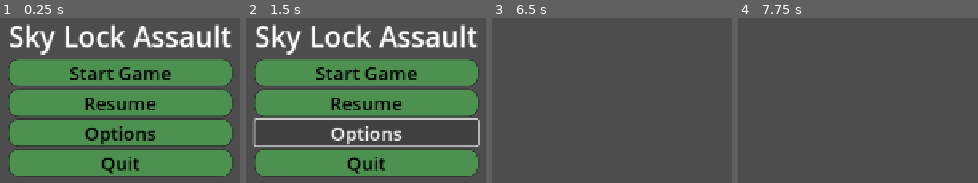
Above: before the commit, frames 1-4 (left to right).
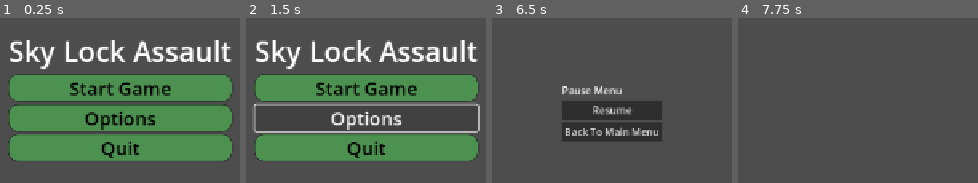
Above: after the commit, the same moments.

Repository: ikostan/SkyLockAssault
Game: Godot game, scene res://scenes/main_menu.tscn
The game is run twice, just before and just after one commit, with the same random seed, the same clock (stepped at 60 frames per second) and the same inputs.
Inputs (mouse positions are in pixels of both pictures, inside the frame that each line leads up to):
- Up to frame 1 (0.25 s): no input
- Up to frame 2 (1.5 s): click (366, 102) at 0.5 s, where only the run before the commit has a clickable "Resume"; click "Options" at 1.25 s
- Up to frame 3 (6.5 s): click "Start Game" at 2 s; tap Enter at 2.75, 4.25, 5.75 s; tap Space at 3.5, 5 s; tap Escape (ui_cancel) at 6.4 s
- Up to frame 4 (7.75 s): click (858, 110) at 6.5 s, where only the run after the commit has a clickable "Resume"; tap Space at 7.25 s

The runs differ from the first frame. In frame 1, 44% of the frame differs, in the area x 3-97%, y 3-97%; in frame 2, 53%, in the area x 2-98%, y 3-97%; in frame 3, 9.2%; in frame 4, nothing differs.

Commit message:
Pause Menu

Diff:
--- a/project.godot
+++ b/project.godot
@@ -14,6 +14,10 @@
 run/main_scene="uid://brpckgp7j86jp"
 config/features=PackedStringArray("4.5", "GL Compatibility")
 config/icon="res://icon.svg"
+
+[autoload]
+
+Globals="*res://scripts/globals.gd"
 
 [debug]
 
--- a/scenes/main_menu.tscn
+++ b/scenes/main_menu.tscn
@@ -1,17 +1,9 @@
-[gd_scene load_steps=6 format=3 uid="uid://brpckgp7j86jp"]
+[gd_scene load_steps=5 format=3 uid="uid://brpckgp7j86jp"]
 
 [ext_resource type="Script" uid="uid://dyep7jkkv3xtd" path="res://scripts/main_menu.gd" id="1_l6cm7"]
 
 [sub_resource type="StyleBoxFlat" id="StyleBoxFlat_l6cm7"]
 bg_color = Color(0.301316, 0.570076, 0.313499, 1)
-corner_radius_top_left = 16
-corner_radius_top_right = 16
-corner_radius_bottom_right = 16
-corner_radius_bottom_left = 16
-shadow_size = 2
-
-[sub_resource type="StyleBoxFlat" id="StyleBoxFlat_ekxnf"]
-bg_color = Color(0.301961, 0.568627, 0.313726, 1)
 corner_radius_top_left = 16
 corner_radius_top_right = 16
 corner_radius_bottom_right = 16
@@ -53,9 +45,9 @@
 anchor_right = 0.5
 anchor_bottom = 0.5
 offset_left = -178.5
-offset_top = -101.5
+offset_top = -127.5
 offset_right = 178.5
-offset_bottom = 101.5
+offset_bottom = 127.5
 grow_horizontal = 2
 grow_vertical = 2
 
@@ -79,14 +71,6 @@
 theme_override_styles/normal = SubResource("StyleBoxFlat_l6cm7")
 text = "Start Game"
 
-[node name="ResumeButton" type="Button" parent="CenterContainer/VBoxContainer"]
-layout_mode = 2
-size_flags_vertical = 3
-theme_override_colors/font_color = Color(0, 0, 0, 1)
-theme_override_font_sizes/font_size = 30
-theme_override_styles/normal = SubResource("StyleBoxFlat_ekxnf")
-text = "Resume"
-
 [node name="OptionsButton" type="Button" parent="CenterContainer/VBoxContainer"]
 layout_mode = 2
 size_flags_vertical = 3
--- a/scenes/main_scene.tscn
+++ b/scenes/main_scene.tscn
@@ -1,3 +1,7 @@
-[gd_scene format=3 uid="uid://nnnc0qhx07i8"]
+[gd_scene load_steps=2 format=3 uid="uid://nnnc0qhx07i8"]
+
+[ext_resource type="PackedScene" uid="uid://cb4n4cqkuddqg" path="res://scenes/pause_menu.tscn" id="1_w2twt"]
 
 [node name="Node2D" type="Node2D"]
+
+[node name="Control" parent="." instance=ExtResource("1_w2twt")]
--- /dev/null
+++ b/scenes/pause_menu.tscn
@@ -0,0 +1,60 @@
+[gd_scene load_steps=2 format=3 uid="uid://cb4n4cqkuddqg"]
+
+[ext_resource type="Script" uid="uid://jdb4e3uytiw1" path="res://scripts/pause_menu.gd" id="1_n87rw"]
+
+[node name="Control" type="CanvasLayer"]
+process_mode = 3
+script = ExtResource("1_n87rw")
+
+[node name="ColorRect" type="ColorRect" parent="."]
+anchors_preset = 8
+anchor_left = 0.5
+anchor_top = 0.5
+anchor_right = 0.5
+anchor_bottom = 0.5
+grow_horizontal = 2
+grow_vertical = 2
+size_flags_horizontal = 4
+color = Color(0.08627451, 0.08627451, 0.08627451, 0.45882353)
+
+[node name="Control" type="Control" parent="ColorRect"]
+layout_mode = 1
+anchors_preset = 8
+anchor_left = 0.5
+anchor_top = 0.5
+anchor_right = 0.5
+anchor_bottom = 0.5
+offset_left = -20.0
+offset_top = -20.0
+offset_right = 20.0
+offset_bottom = 20.0
+grow_horizontal = 2
+grow_vertical = 2
+
+[node name="CenterContainer" type="CenterContainer" parent="ColorRect/Control"]
+layout_mode = 1
+anchors_preset = 5
+anchor_left = 0.5
+anchor_right = 0.5
+offset_left = -80.0
+offset_right = 80.0
+offset_bottom = 93.0
+grow_horizontal = 2
+
+[node name="VBoxContainer" type="VBoxContainer" parent="ColorRect/Control/CenterContainer"]
+layout_mode = 2
+
+[node name="Label" type="Label" parent="ColorRect/Control/CenterContainer/VBoxContainer"]
+layout_mode = 2
+text = "Pause Menu"
+
+[node name="ResumeButton" type="Button" parent="ColorRect/Control/CenterContainer/VBoxContainer"]
+layout_mode = 2
+text = "Resume"
+
+[node name="BackToMainButton" type="Button" parent="ColorRect/Control/CenterContainer/VBoxContainer"]
+layout_mode = 2
+text = "Back To Main Menu"
+
+[connection signal="pressed" from="ColorRect/Control/CenterContainer/VBoxContainer/ResumeButton" to="." method="_on_resume_button_pressed"]
+[connection signal="pressed" from="ColorRect/Control/CenterContainer/VBoxContainer/BackToMainButton" to="." method="_on_back_to_main_button_pressed"]
--- /dev/null
+++ b/scripts/globals.gd
@@ -0,0 +1,12 @@
+extends Node
+
+# Global utilities singleton: Provides shared functions like logging.
+# Access from any script as Globals.log_message("message").
+
+
+# Custom logging function with timestamp.
+# Prints messages with a timestamp for debugging in editor output or browser console.
+# @param message: The string message to log.
+func log_message(message: String) -> void:
+	var timestamp: String = Time.get_datetime_string_from_system()
+	print("[%s] %s" % [timestamp, message])
--- a/scripts/main_menu.gd
+++ b/scripts/main_menu.gd
@@ -6,55 +6,39 @@
 # Handles the main menu UI, including button connections and quit dialog logic.
 # This script manages scene transitions and platform-specific quitting for web/desktop.
 
-# Custom logging function with timestamp
-# Prints messages with a timestamp for debugging in editor output or browser console.
-# @param message: The string message to log.
-func log_message(message: String) -> void:
-	var timestamp: String = Time.get_datetime_string_from_system()
-	print("[%s] %s" % [timestamp, message])
-
 
 # Called when the node enters the scene tree for the first time.
 # Initializes button signals and quit dialog connections.
 func _ready() -> void:
-	log_message("Initializing main menu...")
+	Globals.log_message("Initializing main menu...")
 	$CenterContainer/VBoxContainer/StartButton.pressed.connect(_on_start_pressed)
-	$CenterContainer/VBoxContainer/ResumeButton.pressed.connect(_on_resume_pressed)
 	$CenterContainer/VBoxContainer/OptionsButton.pressed.connect(_on_options_pressed)
 	$CenterContainer/VBoxContainer/QuitButton.pressed.connect(_on_quit_pressed)
 
 	# Connect dialog signals (can also do this in editor; add null check)
 	if quit_dialog:
 		# Add signals
-		log_message("QuitDialog found via get_node (using scene node).")
+		Globals.log_message("QuitDialog found via get_node (using scene node).")
 		if not quit_dialog.confirmed.is_connected(_on_quit_dialog_confirmed):
 			quit_dialog.confirmed.connect(_on_quit_dialog_confirmed)
 		if not quit_dialog.get_cancel_button().pressed.is_connected(_on_quit_dialog_canceled):
 			quit_dialog.get_cancel_button().pressed.connect(_on_quit_dialog_canceled)
 	else:
 		var message: String = "Warning: QuitDialog node not found! Add it to the scene."
-		log_message(message)
+		Globals.log_message(message)
 
 
 # Handles the Start button press.
 # Loads the main game scene using a preloaded PackedScene for efficiency.
 func _on_start_pressed() -> void:
 	# Stub; later: get_tree().change_scene_to_file("res://game_scene.tscn")
-	log_message("Start Game menu button pressed.")
+	Globals.log_message("Start Game menu button pressed.")
 
 	if game_scene:
-		log_message("Loading main game scene...")
+		Globals.log_message("Loading main game scene...")
 		get_tree().change_scene_to_packed(game_scene)
 	else:
-		log_message("Error: Game scene not set!")
-
-
-# Handles the Resume button press.
-# Placeholder for future save loading and scene change.
-func _on_resume_pressed() -> void:
-	# Stub; later: load save and change scene
-	var message: String = "Resume menu coming soon!"
-	log_message(message)
+		Globals.log_message("Error: Game scene not set!")
 
 
 # Handles the Options button press.
@@ -62,7 +46,8 @@
 func _on_options_pressed() -> void:
 	# Stub; later: get_tree().change_scene_to_file("res://options_scene.tscn")
 	var message: String = "Options menu coming soon!"
-	log_message(message)
+	Globals.log_message(message)
+	# Future: var options_scene = preload("res://scenes/options_scene.tscn"); get_tree().change_scene_to_packed(options_scene)
 
 
 # Handles the Quit button press.
@@ -71,11 +56,11 @@
 	# Show confirmation dialog
 	if is_instance_valid(quit_dialog):
 		quit_dialog.show()
-		log_message("Attempting to show QuitDialog.")
+		Globals.log_message("Attempting to show QuitDialog.")
 		quit_dialog.popup_centered()  # Sets visible=true internally
 	else:
 		var message: String = "No quit_dialog found."
-		log_message(message)
+		Globals.log_message(message)
 
 
 # Called when the quit dialog is confirmed.
@@ -89,7 +74,7 @@
 		# Desktop/editor: Standard quit
 		get_tree().quit()
 	var message: String = "Quit confirmed and executed!"
-	log_message(message)
+	Globals.log_message(message)
 
 
 # Called when the quit dialog is canceled.
@@ -98,5 +83,5 @@
 	# Optional: Handle cancel (e.g., play sound or log)
 	quit_dialog.hide()
 	var message: String = "Quit canceled—back to skies!"
-	log_message(message)
+	Globals.log_message(message)
 	# Dialog auto-hides on cancel, no extra code needed
--- /dev/null
+++ b/scripts/pause_menu.gd
@@ -0,0 +1,44 @@
+extends CanvasLayer
+
+# Pause menu overlay: Toggles with ESC, pauses the game tree, and handles resume/back to menu.
+# Use for exiting game levels back to main menu without quitting.
+
+
+# Called when the node enters the scene tree.
+# Hides the menu initially.
+func _ready() -> void:
+	visible = false
+
+
+# Processes unhandled input for pause toggle (e.g., ESC key).
+func _unhandled_input(event: InputEvent) -> void:
+	if event.is_action_pressed("ui_cancel"):  # Default ESC action
+		toggle_pause()
+
+
+# Toggles the pause menu visibility and game pause state.
+func toggle_pause() -> void:
+	visible = not visible
+	get_tree().paused = visible
+
+
+# Connected to ResumeButton's pressed signal.
+# Resumes the game by toggling pause.
+func _on_resume_button_pressed() -> void:
+	Globals.log_message("Resume button pressed.")
+	toggle_pause()
+
+
+# Connected to BackToMainButton's pressed signal.
+# Unpauses and loads the main menu scene.
+func _on_back_to_main_button_pressed() -> void:
+	Globals.log_message("Back To Main Menu button pressed.")
+	get_tree().paused = false  # Always unpause before scene change
+	visible = false  # Extra: Force hide for smooth transition
+	var main_menu_scene: PackedScene = load("res://scenes/main_menu.tscn")
+	if main_menu_scene:
+		Globals.log_message("Switch back to Main menu scene.")
+		get_tree().change_scene_to_packed(main_menu_scene)
+	else:
+		Globals.log_message("Error: Main menu scene not set!")
+		# Optional: Fallback, e.g., get_tree().quit() if critical
Not shown, added: scripts/globals.gd.uid
Not shown, added: scripts/pause_menu.gd.uid
Not shown, changed: export/web/index.html
Not shown, changed: export/web/index.pck
